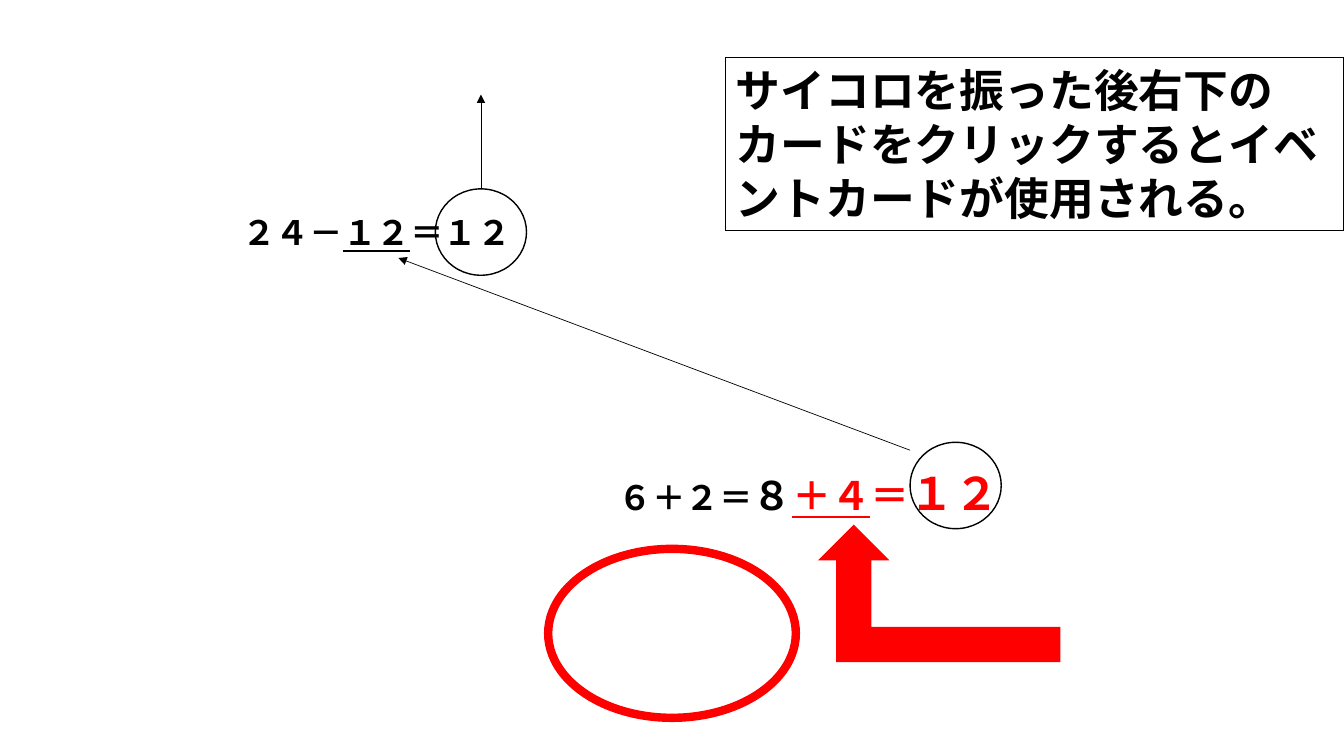
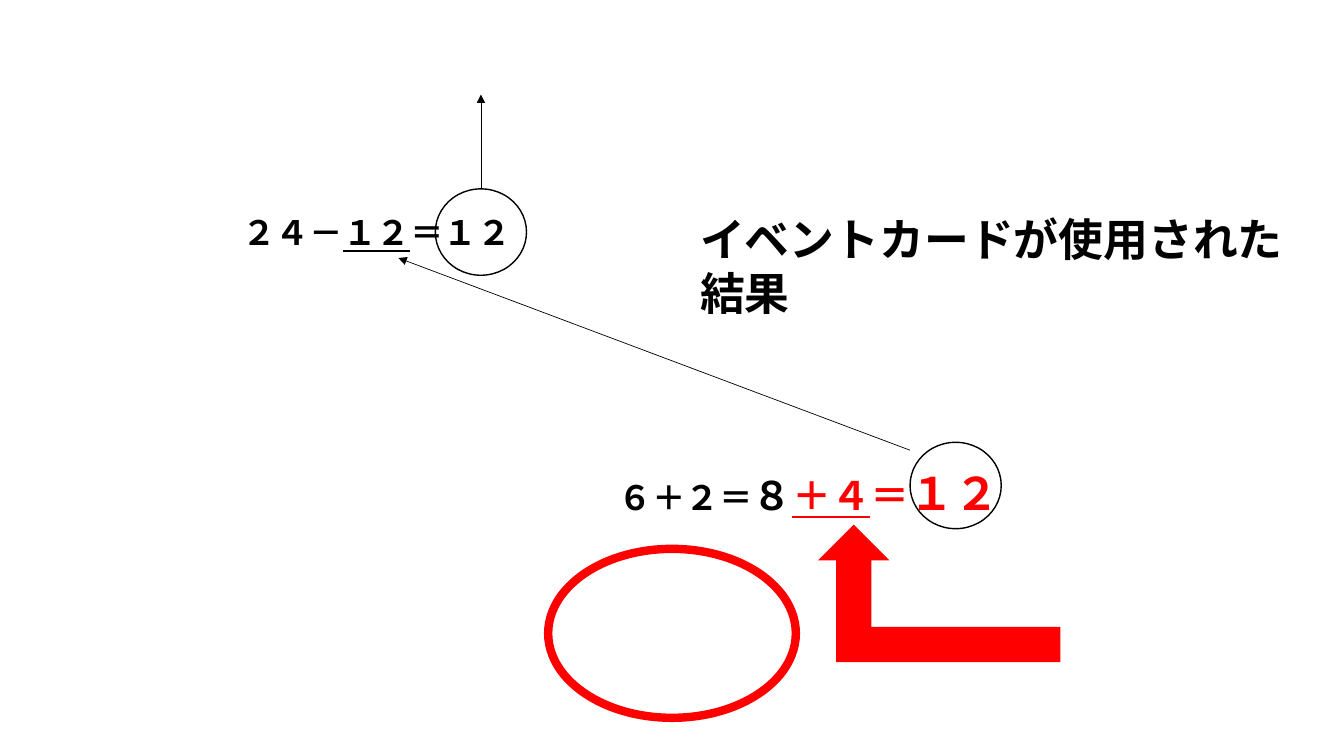
Before and after one commit to igakilab/sotuken_maeda, a slide deck: slide 10 of カンバンゲームのルール.pptx (slide 14 before the commit). Drawn at 1344x756 pixels with LibreOffice and Linux fonts; fonts in the diff are those of the drawing; background and template pictures are left out. Boxes give left, top, right and bottom in pixels: in the first picture for what was removed or moved away, otherwise in the second. Text is boxed around its words. In the diff, an @@ line names an element or a change of style, - is before the commit and + after.

```diff
--- a/カンバンゲームのルール.pptx
+++ b/カンバンゲームのルール.pptx
@@ text "イベントカードが使用された結果": place and size @@
-text "イベントカードが使用された結果" at (726,57,1344,231)
+text "イベントカードが使用された結果" at (700,217,1283,314)
@@ text "イベントカードが使用された結果" at (700,217,1283,314): fill #FFFFFF to none; outline #000000 0.75 pt to none @@
@@ text at (700,217,1283,314): text changed @@
-サイコロを振った後右下のカードをクリックするとイベントカードが使用される。
+イベントカードが使用された結果
```
Also in this commit, not shown: 5 slides added, 1 slide removed.
